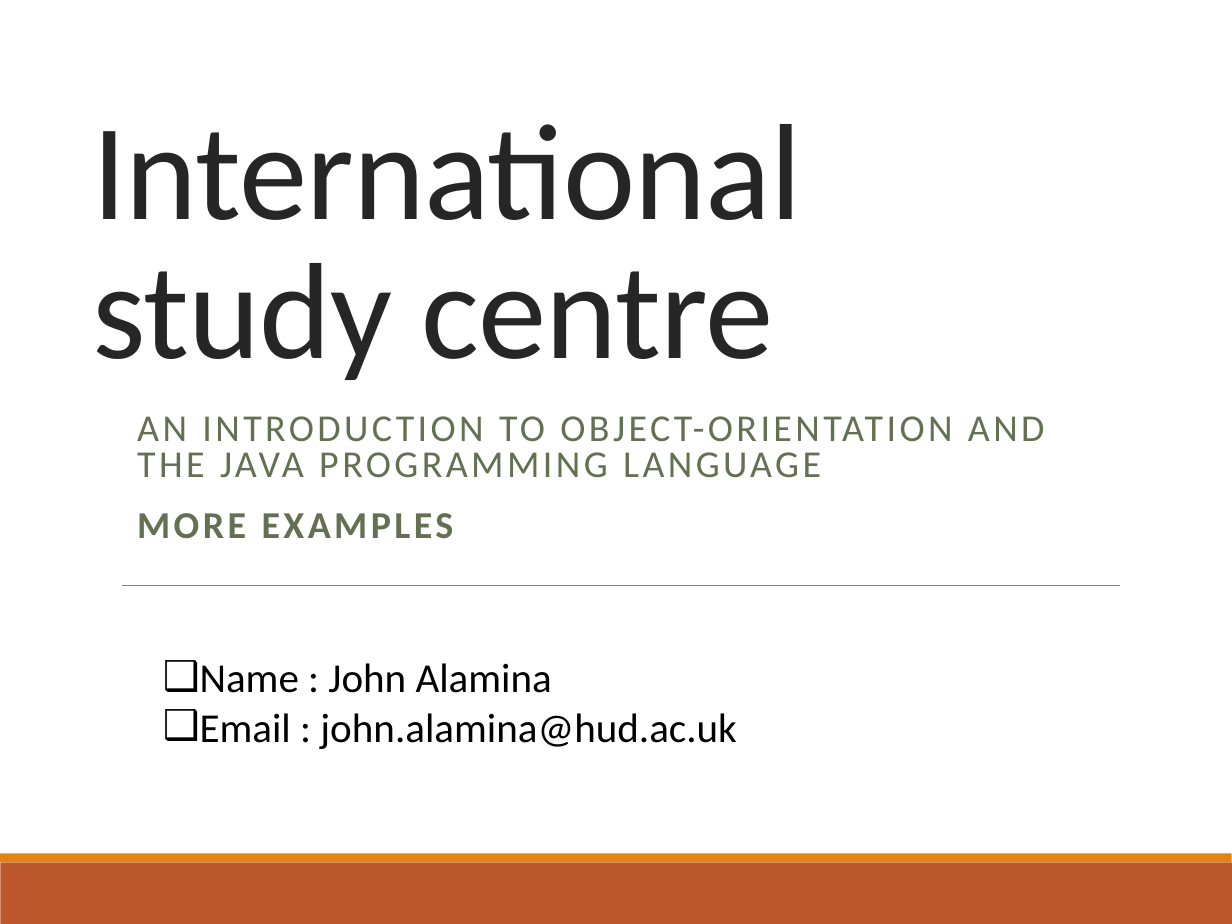
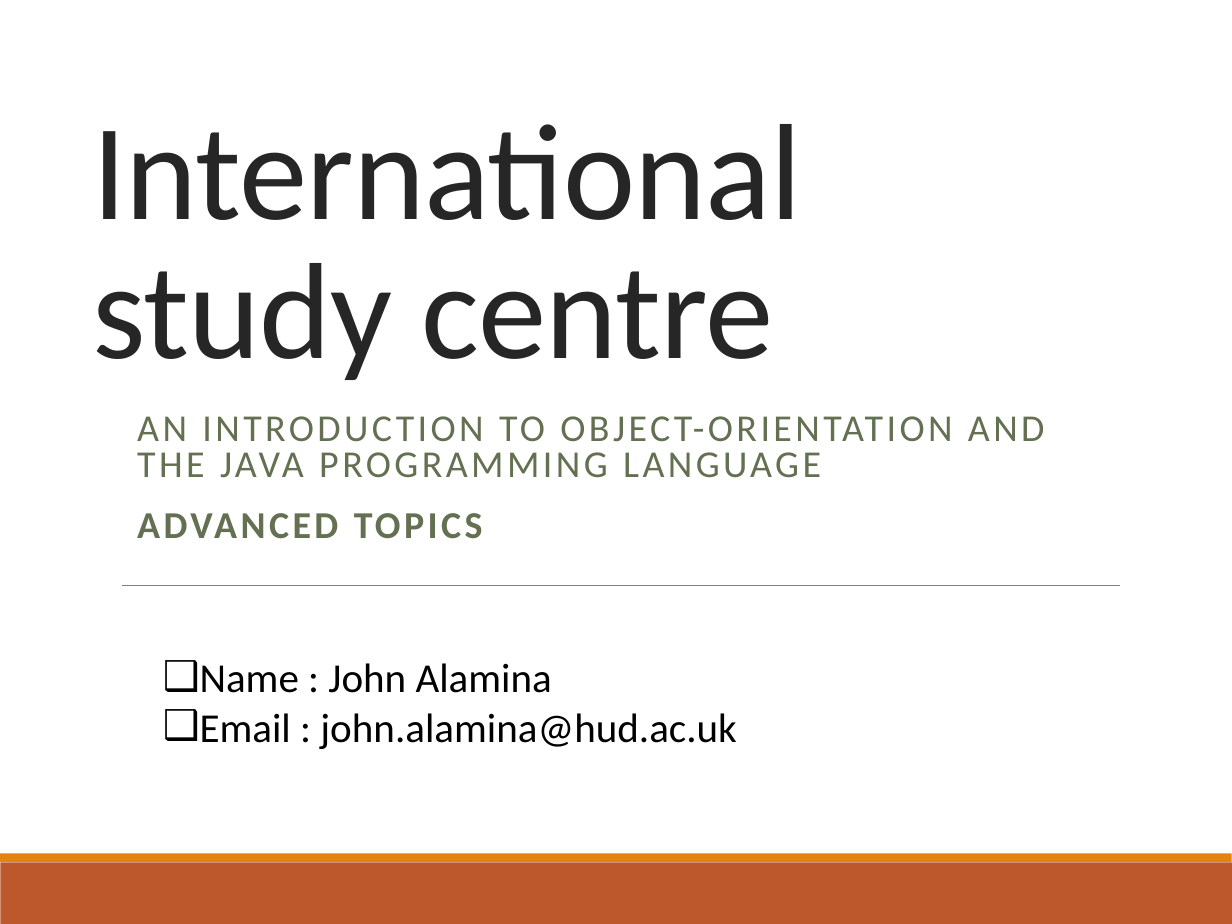
Before and after one commit to deeperj/dillinger, a slide deck: slide 1 of thesis/ukapp2/wqu_isc/sofware_design/Lesson 4 - Java.pptx. Drawn at 1232x924 pixels with LibreOffice and Linux fonts; fonts in the diff are those of the drawing. Boxes give left, top, right and bottom in pixels: in the first picture for what was removed or moved away, otherwise in the second. Text is boxed around its words. In the diff, an @@ line names an element or a change of style, - is before the commit and + after.

```diff
--- a/thesis/ukapp2/wqu_isc/sofware_design/Lesson 4 - Java.pptx
+++ b/thesis/ukapp2/wqu_isc/sofware_design/Lesson 4 - Java.pptx
@@ subtitle at (137, 513, 483, 539): text changed @@
-MORE EXAMPLES
+ADVANCED TOPICS
```
Also in this commit, not shown: 1 other slide changed, 3 other files.
